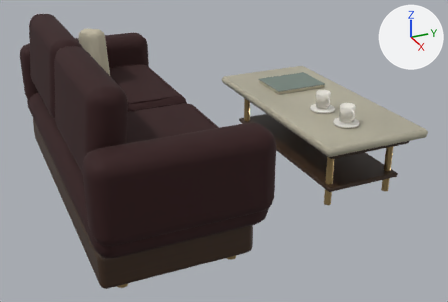
Renders of the glTF model server/after-hours/public/assets/models/lounge-316.glb from each side of a commit.
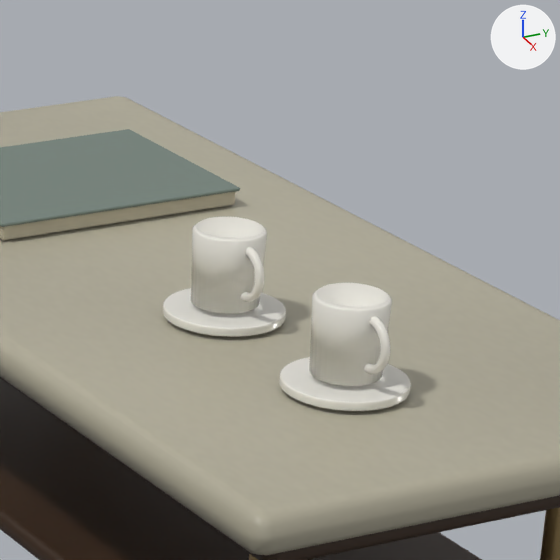
There are two pictures of each version: one whole from a camera (50 mm lens) standing at (2.53, -9.36, 2.19) and looking at (-1.22, -7.67, 0.31), one close up on the part from 62% to 87% of the width and 15% to 52% of the height. Lighting does not change. The marker at upper right points along +X, +Y and +Z. The last two pictures show the newer version. Where no turn or scale is listed for an object, it has been applied to the vertices.

The first close-up shows 'Coffee table | rounded stone top', 'Hotel magazine cover', 'Hotel magazine pages', 'Merged | Aged champagne brass.008', 'Merged | Glazed warm white porcelain.002', 'Merged | Smoked oak | fine vertical grain.006'.
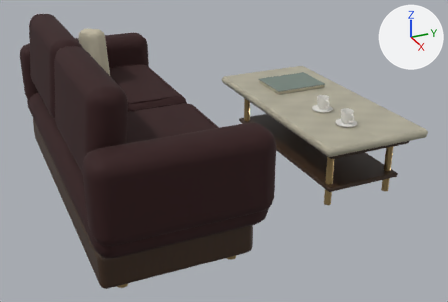
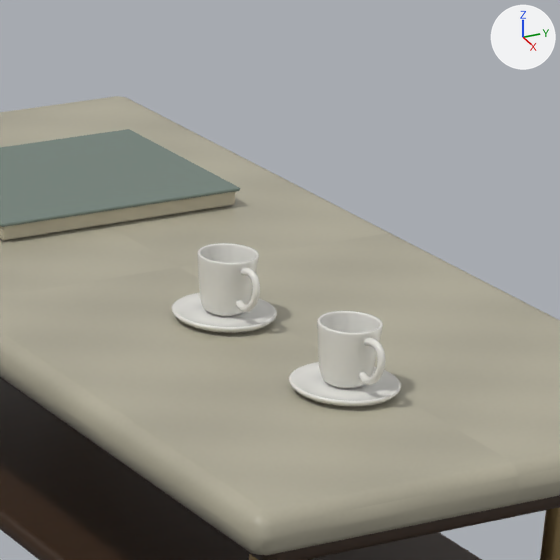
What differs and where, as boxes (x1, y1, x2, y2) in the close-ups (560 x 560 px):
'Merged | Glazed warm white porcelain.002', deleted
    before: (163, 217, 411, 411)
'Merged | Service porcelain | warm ivory glaze.001', added
    after: (317, 311, 386, 388)
'Merged | Service porcelain | warm ivory glaze', added
    after: (197, 243, 260, 316)
'LoungeCup_1 | thin recessed saucer', added
    after: (289, 362, 401, 407)
'LoungeCup_0 | thin recessed saucer', added
    after: (172, 293, 277, 333)

Edits to the bpy script that builds the scene:
```text
Add mat_service_porcelain___warm_ivory_glaze:
    mat_service_porcelain___warm_ivory_glaze = principled_material('Service porcelain | warm ivory glaze')
    mat_service_porcelain___warm_ivory_glaze.base_color = (0.82, 0.81, 0.76)  # white #eae8e2
    mat_service_porcelain___warm_ivory_glaze.roughness = 0.24
Add me_loungecup_1___thin_recessed_saucer:
    me_loungecup_1___thin_recessed_saucer.from_pydata(...)  # 770 vertices, 1536 faces; spans x -0.077..0.077, y -0.077..0.077, z 0.0..0.014
    me_loungecup_1___thin_recessed_saucer.materials.append(mat_service_porcelain___warm_ivory_glaze)  # white #eae8e2
Add me_loungecup_1___hollow_3_mm_porcelain:
    me_loungecup_1___hollow_3_mm_porcelain.from_pydata(...)  # 1816 vertices, 3608 faces; spans x -0.0445..0.0837, y -0.0445..0.0445, z 0.0..0.089
    me_loungecup_1___hollow_3_mm_porcelain.materials.append(mat_service_porcelain___warm_ivory_glaze)  # white #eae8e2
Remove ob_merged___glazed_warm_white_porcelain_002:
    ob_merged___glazed_warm_white_porcelain_002 = bpy.data.objects.new('Merged | Glazed warm white porcelain.002', me_cylinder_119)
    ob_merged___glazed_warm_white_porcelain_002.location = (-1.13, -6.91, 0.555)
Add ob_loungecup_1___thin_recessed_saucer:
    ob_loungecup_1___thin_recessed_saucer = bpy.data.objects.new('LoungeCup_1 | thin recessed saucer', me_loungecup_1___thin_recessed_saucer)
    ob_loungecup_1___thin_recessed_saucer.location = (-0.82, -6.91, 0.544)
Add ob_merged___service_porcelain___warm_ivory_glaze_001:
    ob_merged___service_porcelain___warm_ivory_glaze_001 = bpy.data.objects.new('Merged | Service porcelain | warm ivory glaze.001', me_loungecup_1___hollow_3_mm_porcelain)
    ob_merged___service_porcelain___warm_ivory_glaze_001.location = (-0.82, -6.91, 0.556)
Add ob_loungecup_0___thin_recessed_saucer:
    ob_loungecup_0___thin_recessed_saucer = bpy.data.objects.new('LoungeCup_0 | thin recessed saucer', me_loungecup_1___thin_recessed_saucer.copy())
    ob_loungecup_0___thin_recessed_saucer.location = (-1.13, -6.91, 0.544)
Add ob_merged___service_porcelain___warm_ivory_glaze:
    ob_merged___service_porcelain___warm_ivory_glaze = bpy.data.objects.new('Merged | Service porcelain | warm ivory glaze', me_loungecup_1___hollow_3_mm_porcelain.copy())
    ob_merged___service_porcelain___warm_ivory_glaze.location = (-1.13, -6.91, 0.556)
```
